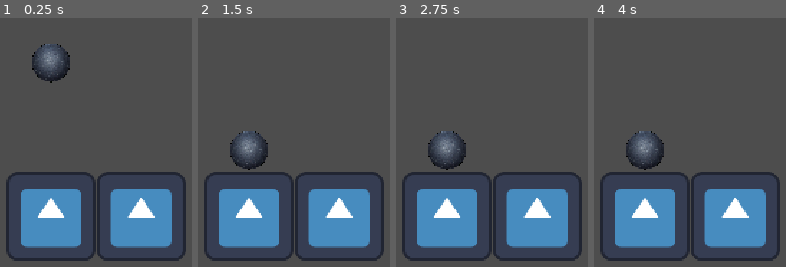
Above: before the commit, frames 1-4 (left to right).
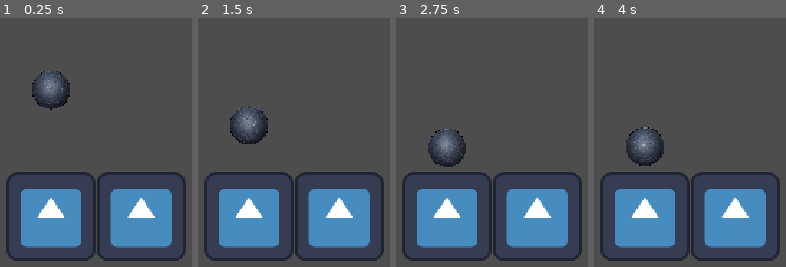
Above: after the commit, the same moments.

Repository: MoHoDu/godot-pinball-pjt
Game: Godot game, scene res://scenes/test_ball_physics.tscn
Same seed, same stepped clock (60 frames per second), same inputs: the game is played once before the commit and once after it. This scene is started directly instead of the project's main scene. The engine's default icon, where the game draws it, is replaced by a stand-in: a white triangle on a blue panel in a dark square.
Inputs:
- Up to frame 1 (0.25 s): no input
- Up to frame 2 (1.5 s): hold D (flipper_select_right) 0.53-1.28 s; tap Space (flipper) at 0.6, 1.35 s; hold S (flipper_select_down) from 1.28 s (still down)
- Up to frame 3 (2.75 s): release S (flipper_select_down) at 2.03 s; hold D (flipper_select_right) from 2.03 s (still down); tap Space (flipper) at 2.1 s
- Up to frame 4 (4 s): release D (flipper_select_right) at 2.78 s; hold W (flipper_select_up) 2.78-3.53 s; tap Space (flipper) at 2.85, 3.6 s; hold A (flipper_select_left) from 3.53 s (still down)

The runs differ from the first frame. In frame 1, 3.2% of the frame differs, in the area x 16-37%, y 10-37%; in frame 2, 3.0%; in frame 3, 0.5%; in frame 4, 0.8%.

Commit message:
feat: Add configurable pinball physics behavior
작업 목표: 기획자가 공별 기본 물성과 속도 및 중력을 에디터에서 조정하고 안정적인 물리 이동을 사용할 수 있도록 합니다.

작업 상세:
- [x] 공 무게와 탄성 및 중력 배율을 Inspector 속성으로 추가했습니다.
- [x] 초기 속력과 최소·최대 속력 범위 및 상호 제약을 추가했습니다.
- [x] 초기 속력과 입력 방향을 사용하는 launch API를 추가했습니다.
- [x] PhysicsMaterial을 공 인스턴스별로 분리해 탄성을 적용했습니다.
- [x] 특수 충돌 이후에도 공 고유 최대 속력 제한을 적용했습니다.
- [x] 중력을 거슬러 상승할 때 최소 속력 보정을 억제해 정상적으로 재낙하하도록 수정했습니다.
- [ ] 자동 발사 방향과 스포너 연결은 후속 작업으로 남겨두었습니다.

에러 및 비고:
- 기존 최소 속력 보정이 상승 방향을 반복 복원해 공이 정점에 도달하지 못했습니다.
- 중력 방향의 자연 가속으로 최소 속력을 회복한 뒤 일반 속도 제한을 재활성화합니다.

Diff:
--- a/scripts/ball_base_system/pinball.gd
+++ b/scripts/ball_base_system/pinball.gd
@@ -12,6 +12,32 @@
 const MIN_SOURCE_SIZE: float = 0.001
 
 
+# 공 기본 물리 상수 정의
+const MIN_BALL_MASS: float = 0.1
+const MAX_BALL_MASS: float = 100.0
+const DEFAULT_BALL_MASS: float = 1.0
+
+const MIN_BALL_ELASTICITY: float = 0.0
+const MAX_BALL_ELASTICITY: float = 1.0
+const DEFAULT_BALL_ELASTICITY: float = 0.8
+
+const MIN_BALL_SPEED: float = 0.0
+const MAX_BALL_SPEED: float = 5000.0
+const DEFAULT_INITIAL_SPEED: float = 700.0
+const DEFAULT_MINIMUM_SPEED: float = 200.0
+const DEFAULT_MAXIMUM_SPEED: float = 2500.0
+
+const MIN_BALL_GRAVITY_SCALE: float = 0.0
+const MAX_BALL_GRAVITY_SCALE: float = 5.0
+const DEFAULT_BALL_GRAVITY_SCALE: float = 1.0
+
+const STOPPED_SPEED_EPSILON: float = 0.001
+
+
+var _normalizing_speed_settings: bool = false
+var _minimum_speed_suppressed_by_gravity: bool = false
+
+
 @export_category("공 크기")
 
 ## 게임에서 사용하는 공의 지름입니다.
@@ -23,10 +49,96 @@
 		refresh_ball_size()
 
 
+@export_category("공 기본 물리")
+
+@export_group("물성")
+
+## 공의 질량입니다. 충격량과 힘에 의한 가속도에 영향을 줍니다.
+@export_range(0.1, 100.0, 0.1, "suffix:kg")
+var ball_mass: float = DEFAULT_BALL_MASS:
+	set(value):
+		ball_mass = clampf(value, MIN_BALL_MASS, MAX_BALL_MASS)
+		mass = ball_mass
+
+## 공의 기본 탄성입니다. 0은 튀지 않고 1은 완전 탄성에 가깝습니다.
+@export_range(0.0, 1.0, 0.01)
+var ball_elasticity: float = DEFAULT_BALL_ELASTICITY:
+	set(value):
+		ball_elasticity = clampf(
+			value,
+			MIN_BALL_ELASTICITY,
+			MAX_BALL_ELASTICITY
+		)
+		_apply_ball_elasticity()
+
+## 프로젝트 기본 2D 중력에 곱하는 공 고유 배율입니다.
+## 0은 무중력, 1은 프로젝트 기본 중력, 5는 기본 중력의 5배입니다.
+@export_range(0.0, 5.0, 0.05, "suffix:x")
+var ball_gravity_scale: float = DEFAULT_BALL_GRAVITY_SCALE:
+	set(value):
+		ball_gravity_scale = clampf(
+			value,
+			MIN_BALL_GRAVITY_SCALE,
+			MAX_BALL_GRAVITY_SCALE
+		)
+		gravity_scale = ball_gravity_scale
+
+
+@export_group("속도")
+
+## launch()로 공을 발사할 때 사용하는 초기 속력입니다.
+@export_range(0.0, 5000.0, 10.0, "suffix:px/s")
+var initial_speed: float = DEFAULT_INITIAL_SPEED:
+	set(value):
+		initial_speed = clampf(value, MIN_BALL_SPEED, maximum_speed)
+
+		if initial_speed > STOPPED_SPEED_EPSILON and initial_speed < minimum_speed:
+			initial_speed = minimum_speed
+
+## 움직이는 공이 유지해야 하는 최소 속력입니다.
+@export_range(0.0, 5000.0, 10.0, "suffix:px/s")
+var minimum_speed: float = DEFAULT_MINIMUM_SPEED:
+	set(value):
+		minimum_speed = clampf(value, MIN_BALL_SPEED, MAX_BALL_SPEED)
+
+		if _normalizing_speed_settings:
+			return
+
+		_normalizing_speed_settings = true
+
+		if maximum_speed < minimum_speed:
+			maximum_speed = minimum_speed
+
+		if initial_speed > STOPPED_SPEED_EPSILON and initial_speed < minimum_speed:
+			initial_speed = minimum_speed
+
+		_normalizing_speed_settings = false
+
+## 공이 가질 수 있는 최대 속력입니다.
+@export_range(0.0, 5000.0, 10.0, "suffix:px/s")
+var maximum_speed: float = DEFAULT_MAXIMUM_SPEED:
+	set(value):
+		maximum_speed = clampf(value, MIN_BALL_SPEED, MAX_BALL_SPEED)
+
+		if _normalizing_speed_settings:
+			return
+
+		_normalizing_speed_settings = true
+
+		if maximum_speed < minimum_speed:
+			maximum_speed = minimum_speed
+
+		if initial_speed > maximum_speed:
+			initial_speed = maximum_speed
+
+		_normalizing_speed_settings = false
+
+
 func _ready() -> void:
 	contact_monitor = true		# 물리 접촉 정보를 수집하도록 활성화. 향후 범퍼/플리퍼 충돌 처리에 필요
 	max_contacts_reported = 8	# 한 물리 프레임에 최대 8개의 접촉점 기록
 	refresh_ball_size()
+	refresh_physics_properties()
 
 
 ## 현재 공 지름을 시각 이미지와 원형 충돌 범위에 즉시 반영합니다.
@@ -79,6 +191,99 @@
 	return warnings
 
 
+## 에디터에 설정된 공 물성을 RigidBody2D와 PhysicsMaterial에 반영합니다.
+func refresh_physics_properties() -> void:
+	mass = ball_mass
+	gravity_scale = ball_gravity_scale
+	_apply_ball_elasticity()
+
+
+## 입력 방향을 정규화하고 설정된 초기 속력으로 공을 발사합니다.
+## 방향이 Vector2.ZERO이면 기존 속도를 보존하고 false를 반환합니다.
+func launch(direction: Vector2) -> bool:
+	if direction.is_zero_approx():
+		return false
+
+	_minimum_speed_suppressed_by_gravity = false
+	sleeping = false
+	linear_velocity = get_limited_velocity(
+		direction.normalized() * initial_speed
+	)
+	return true
+
+
+## 방향은 유지하면서 정지, 최소 속력, 최대 속력 규칙을 적용한 속도를 반환합니다.
+func get_limited_velocity(velocity: Vector2) -> Vector2:
+	var speed := velocity.length()
+
+	if speed <= STOPPED_SPEED_EPSILON:
+		return Vector2.ZERO
+
+	var limited_speed := clampf(speed, minimum_speed, maximum_speed)
+	return velocity.normalized() * limited_speed
+
+
+## 중력을 거슬러 상승하는 동안에는 최소 속력 보정을 억제합니다.
+## 공이 정점을 지나 중력으로 최소 속력을 회복하면 일반 제한으로 복귀합니다.
+func _get_physics_limited_velocity(
+	velocity: Vector2,
+	gravity: Vector2
+) -> Vector2:
+	var speed := velocity.length()
+
+	if gravity.is_zero_approx():
+		_minimum_speed_suppressed_by_gravity = false
+		return get_limited_velocity(velocity)
+
+	if velocity.dot(gravity) < 0.0:
+		_minimum_speed_suppressed_by_gravity = true
+
+	if _minimum_speed_suppressed_by_gravity:
+		var recovered_minimum_speed := (
+			velocity.dot(gravity) >= 0.0
+			and speed >= minimum_speed
+		)
+
+		if recovered_minimum_speed:
+			_minimum_speed_suppressed_by_gravity = false
+		else:
+			return _get_maximum_limited_velocity(velocity)
+
+	return get_limited_velocity(velocity)
+
+
+func _get_maximum_limited_velocity(velocity: Vector2) -> Vector2:
+	var speed := velocity.length()
+
+	if speed <= STOPPED_SPEED_EPSILON:
+		return Vector2.ZERO
+
+	if speed <= maximum_speed:
+		return velocity
+
+	return velocity.normalized() * maximum_speed
+
+
+func _apply_ball_elasticity() -> void:
+	var physics_material := _get_instance_physics_material()
+	physics_material.bounce = ball_elasticity
+
+
+func _get_instance_physics_material() -> PhysicsMaterial:
+	var physics_material := physics_material_override
+
+	if physics_material == null:
+		physics_material = PhysicsMaterial.new()
+		physics_material.resource_local_to_scene = true
+		physics_material_override = physics_material
+	elif not physics_material.resource_local_to_scene:
+		physics_material = physics_material.duplicate() as PhysicsMaterial
+		physics_material.resource_local_to_scene = true
+		physics_material_override = physics_material
+
+	return physics_material
+
+
 func _integrate_forces(state: PhysicsDirectBodyState2D) -> void:
 	var best_result: BallImpactResult = null
 	var best_context: BallImpactContext = null
@@ -118,6 +323,11 @@
 
 	if best_result != null:
 		_apply_impact(state, best_context, best_result)
+
+	state.linear_velocity = _get_physics_limited_velocity(
+		state.linear_velocity,
+		state.total_gravity
+	)
 
 
 func _apply_impact(
